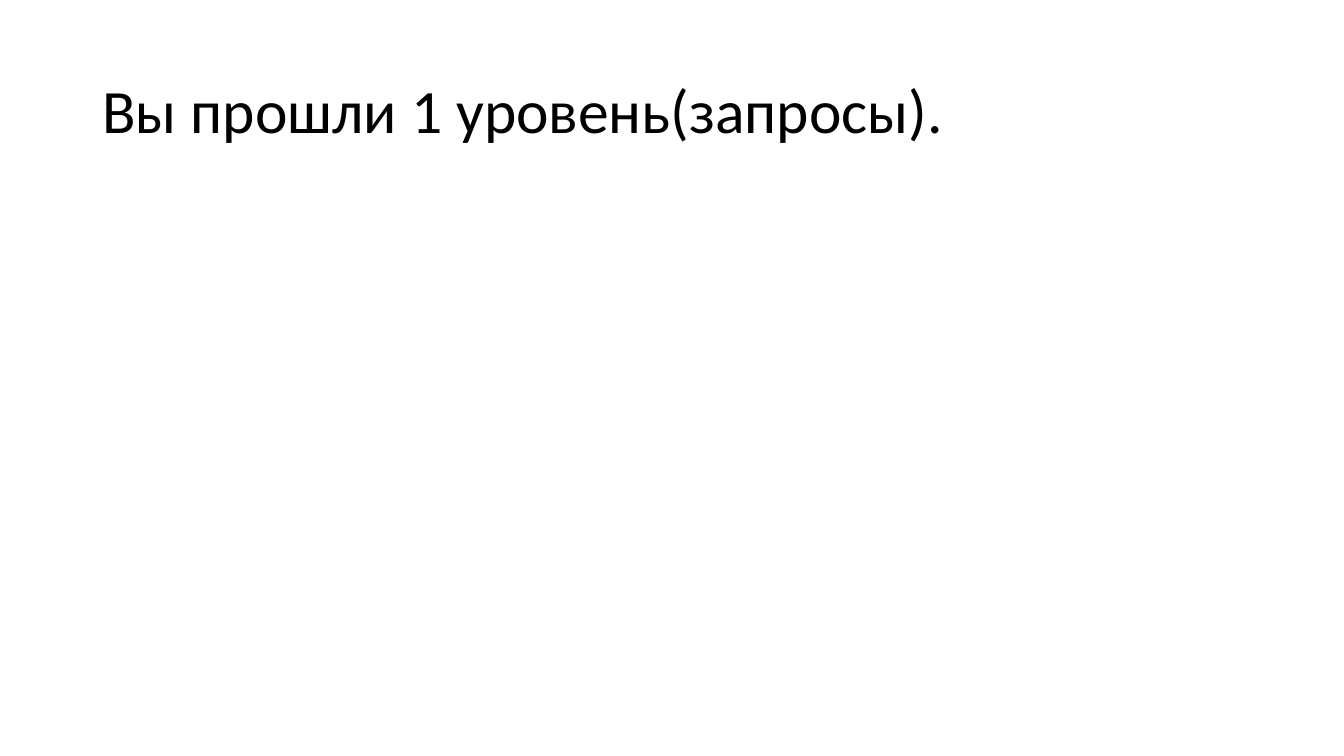
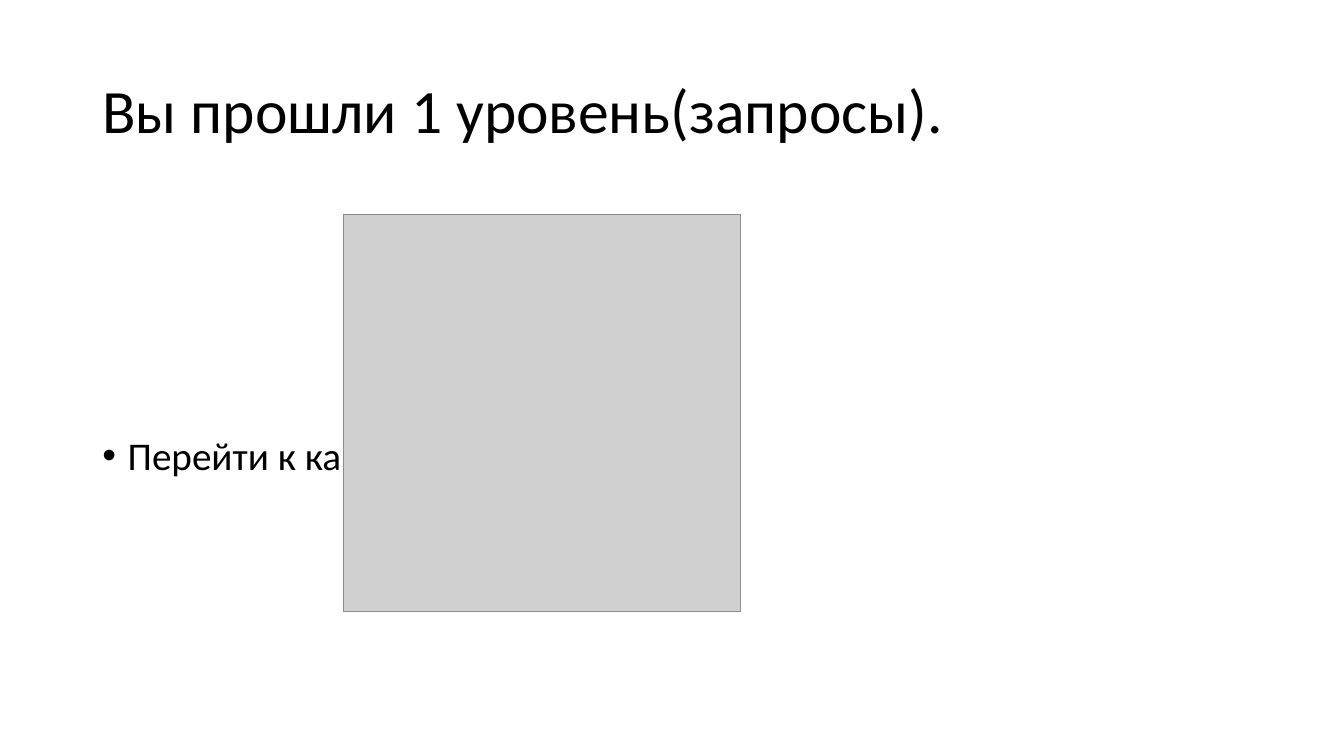
Before and after one commit to StepaN132/Game, a slide deck: slide 8 of Интерактивная игра.pptx. Drawn at 1344x756 pixels with LibreOffice and Linux fonts; fonts in the diff are those of the drawing; grey boxes stand for pictures. Boxes give left, top, right and bottom in pixels: in the first picture for what was removed or moved away, otherwise in the second. Text is boxed around its words. In the diff, an @@ line names an element or a change of style, - is before the commit and + after.

```diff
--- a/Интерактивная игра.pptx
+++ b/Интерактивная игра.pptx
@@ picture added at (344,215,741,612) @@
@@ text added at (128,437,396,480), 28 pt, text #000000 @@
+• Перейти к карте
```
Also in this commit, not shown: 4 other slides changed, 2 slides added.
